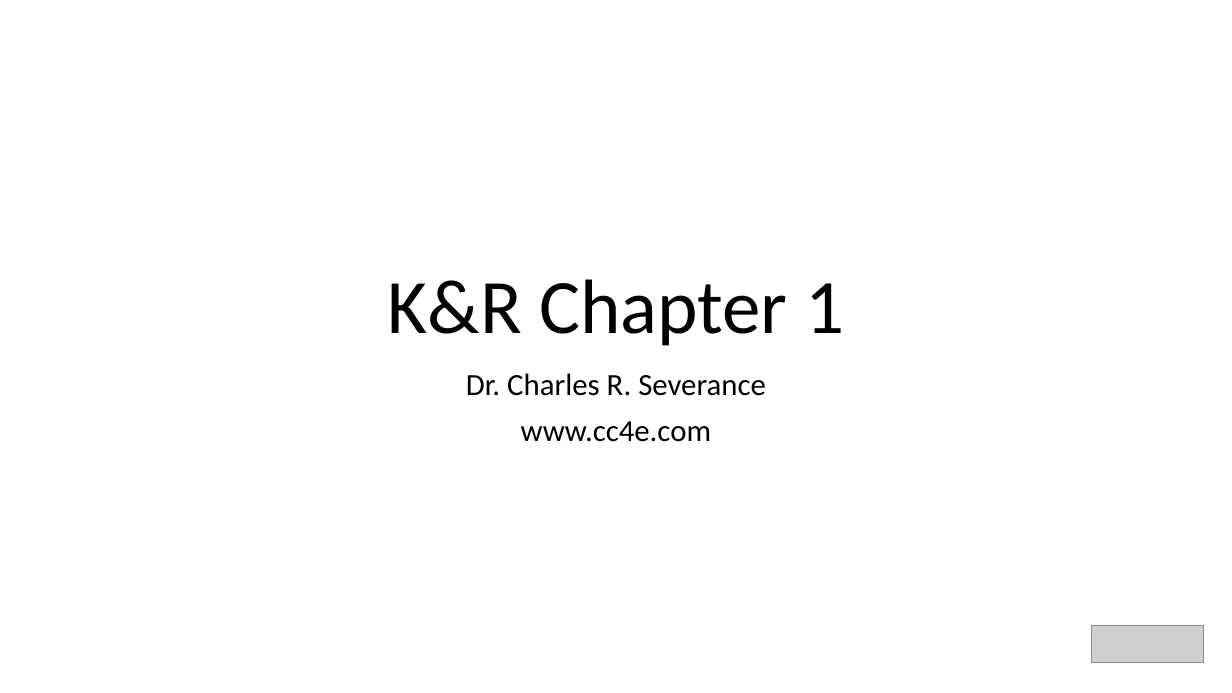
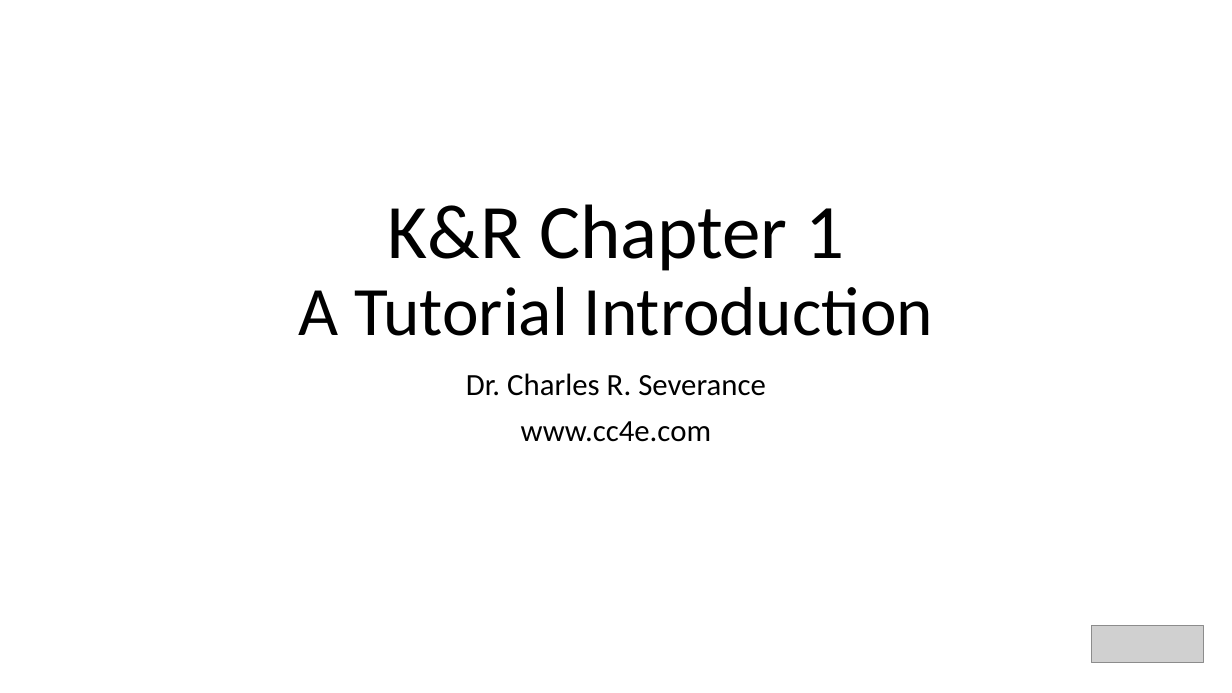
Before and after one commit to csev/cc4e, a slide deck: slide 1 of lectures/KR-1.pptx. Drawn at 1232x693 pixels with LibreOffice and Linux fonts; fonts in the diff are those of the drawing; grey boxes stand for pictures. Boxes give left, top, right and bottom in pixels: in the first picture for what was removed or moved away, otherwise in the second. Text is boxed around its words. In the diff, an @@ line names an element or a change of style, - is before the commit and + after.

```diff
--- a/lectures/KR-1.pptx
+++ b/lectures/KR-1.pptx
@@ title at bbox=[298, 204, 933, 336]: text changed; size 60 to 54 pt @@
-K&R Chapter 1
+K&R Chapter 1
+A Tutorial Introduction
```
Also in this commit, not shown: 1 other slide changed, 3 other files.
